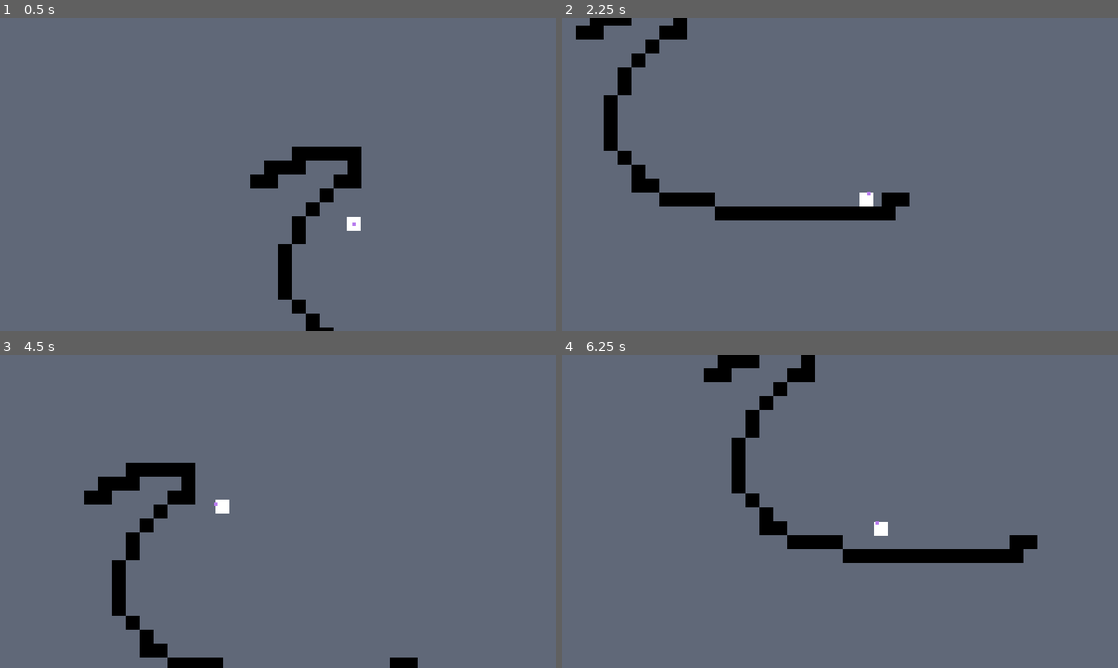
Above: before the commit, frames 1-4 (two rows, left to right).
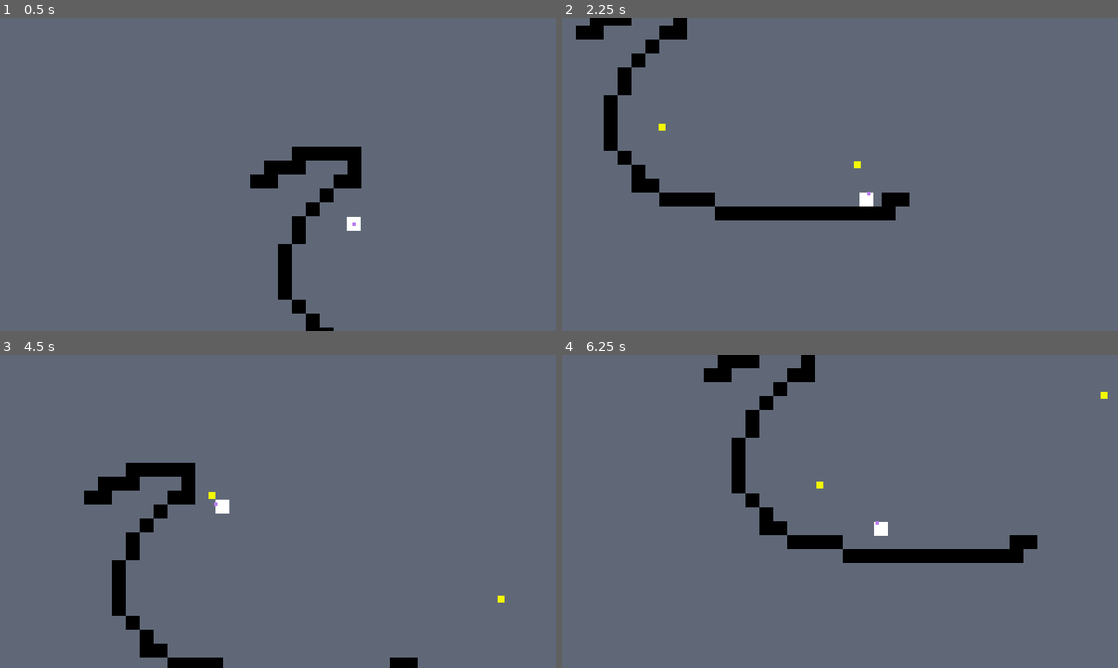
Above: after the commit, the same moments.

Repository: sundowns/godot-wild-47
Game: Godot game, scene res://Game.tscn
Two runs of this game, one before a commit and one after it. Both use one fixed random seed, a clock stepped at 60 frames per second and the inputs below.
Inputs (mouse positions are in pixels of both pictures, inside the frame that each line leads up to):
- Up to frame 1 (0.5 s): no input
- Up to frame 2 (2.25 s): tap Enter at 0.5 s; move the mouse to (962, 158) at 0.52 s; hold D (move_right) 0.53-1.28 s; tap Space (fire) at 0.6, 1.55, 2.1 s; move the mouse to (728, 190) at 1.27 s; hold S (move_down) 1.28-2.03 s; right-click (728, 190) at 1.35 s; move the mouse to (895, 105) at 2.02 s; hold D (move_right) from 2.03 s (still down)
- Up to frame 3 (4.5 s): move the mouse to (250, 574) at 2.77 s; release D (move_right) at 2.78 s; hold W (move_up) 2.78-3.53 s; tap Space (fire) at 2.85, 3.8, 4.35 s; move the mouse to (444, 558) at 3.52 s; hold A (move_left) from 3.53 s (still down); right-click (444, 558) at 3.6 s; move the mouse to (111, 464) at 4.27 s
- Up to frame 4 (6.25 s): move the mouse to (867, 511) at 5.02 s; release A (move_left) at 5.03 s; hold S (move_down) 5.03-5.78 s; tap Space (fire) at 5.1, 6.05 s; move the mouse to (756, 433) at 5.77 s; hold D (move_right) from 5.78 s (still down); right-click (756, 433) at 5.85 s

Frame 1 is identical in both runs. In frame 2, less than 0.1% of the frame differs, in the area x 17-54%, y 33-48%; in frame 3, less than 0.1%; in frame 4, less than 0.1%.

Commit message:
basic projectile shooting

Diff:
--- a/player/Player.tscn
+++ b/player/Player.tscn
@@ -3,7 +3,7 @@
 [ext_resource path="res://asset/Block_white32x32.png" type="Texture" id=1]
 [ext_resource path="res://player/Player.gd" type="Script" id=2]
 [ext_resource path="res://player/Hand.gd" type="Script" id=3]
-[ext_resource path="res://weapon/Pistol.tscn" type="PackedScene" id=4]
+[ext_resource path="res://weapon/Blunderbuss.tscn" type="PackedScene" id=4]
 
 [sub_resource type="RectangleShape2D" id=1]
 extents = Vector2( 16, 16 )
@@ -31,7 +31,7 @@
 
 [node name="WeaponAnchor" type="Node2D" parent="Hand"]
 
-[node name="Pistol" parent="Hand/WeaponAnchor" instance=ExtResource( 4 )]
+[node name="Blunderbuss" parent="Hand/WeaponAnchor" instance=ExtResource( 4 )]
 
 [node name="AimCast" type="RayCast2D" parent="."]
 enabled = true
--- a/project.godot
+++ b/project.godot
@@ -24,6 +24,11 @@
 "language": "GDScript",
 "path": "res://player/Player.gd"
 }, {
+"base": "RigidBody2D",
+"class": "Projectile",
+"language": "GDScript",
+"path": "res://weapon/projectile/Projectile.gd"
+}, {
 "base": "Node",
 "class": "StateMachine",
 "language": "GDScript",
@@ -38,6 +43,7 @@
 "Enemy": "",
 "Hand": "",
 "Player": "",
+"Projectile": "",
 "StateMachine": "",
 "Weapon": ""
 }
--- /dev/null
+++ b/weapon/Blunderbuss.gd
@@ -0,0 +1,20 @@
+extends Weapon
+
+export(PackedScene) var projectile_scene: PackedScene = preload("res://weapon/projectile/BlunderbussProjectile.tscn")
+
+export(float) var total_fire_angle_degrees: float = 30
+onready var total_fire_angle_rad: float = deg2rad(total_fire_angle_degrees)
+
+func initialise():
+	pass
+
+func fire(aimcast: RayCast2D, _player, is_press: bool):
+	if is_press:
+		spawn_projectile(aimcast.cast_to.normalized())
+
+func spawn_projectile(direction: Vector2):
+	var new_projectile = projectile_scene.instance()
+	new_projectile.set_properties(damage, knockback_magnitude, direction)
+	add_child(new_projectile)
+	new_projectile.global_transform.origin = global_transform.origin
+	new_projectile.launch()
--- /dev/null
+++ b/weapon/Blunderbuss.tscn
@@ -0,0 +1,8 @@
+[gd_scene load_steps=3 format=2]
+
+[ext_resource path="res://weapon/BaseWeapon.tscn" type="PackedScene" id=1]
+[ext_resource path="res://weapon/Blunderbuss.gd" type="Script" id=2]
+
+[node name="Blunderbuss" instance=ExtResource( 1 )]
+script = ExtResource( 2 )
+damage = 10.0
--- /dev/null
+++ b/weapon/projectile/BaseProjectile.tscn
@@ -0,0 +1,18 @@
+[gd_scene load_steps=2 format=2]
+
+[ext_resource path="res://weapon/projectile/Projectile.gd" type="Script" id=1]
+
+[node name="Projectile" type="RigidBody2D"]
+collision_layer = 32
+collision_mask = 17
+script = ExtResource( 1 )
+
+[node name="CollisionShape2D" type="CollisionShape2D" parent="."]
+
+[node name="Sprite" type="Sprite" parent="."]
+
+[node name="ExpiryTimer" type="Timer" parent="."]
+one_shot = true
+
+[connection signal="body_shape_entered" from="." to="." method="_on_impact"]
+[connection signal="timeout" from="ExpiryTimer" to="." method="_on_ExpiryTimer_timeout"]
--- /dev/null
+++ b/weapon/projectile/BlunderbussProjectile.gd
@@ -0,0 +1,22 @@
+extends Projectile
+
+export(float) var base_speed: float = 600
+
+var damage: float = 0
+var knockback: float = 0
+var linear_direction: Vector2 = Vector2.ZERO
+
+func _on_impact(_body_rid, _body, _body_shape_index, _local_shape_index):
+	# TODO: Do some damage, spawn an explosion, etc
+	expire()
+
+func set_properties(_damage: float, _knockback: float, direction: Vector2):
+	damage = _damage
+	knockback = _knockback
+	linear_direction = direction
+
+func launch():
+	apply_central_impulse(linear_direction * base_speed)
+
+func handle_movement_extrapolation():
+	sprite.transform.origin = linear_direction * base_speed * ((1.0 / float(Engine.iterations_per_second)) * Engine.get_physics_interpolation_fraction()) * Engine.time_scale
--- /dev/null
+++ b/weapon/projectile/BlunderbussProjectile.tscn
@@ -0,0 +1,21 @@
+[gd_scene load_steps=5 format=2]
+
+[ext_resource path="res://weapon/projectile/BaseProjectile.tscn" type="PackedScene" id=1]
+[ext_resource path="res://weapon/projectile/BlunderbussProjectile.gd" type="Script" id=2]
+[ext_resource path="res://asset/Block_white32x32.png" type="Texture" id=3]
+
+[sub_resource type="CircleShape2D" id=1]
+
+[node name="BlunderbussProjectile" instance=ExtResource( 1 )]
+gravity_scale = 0.0
+contacts_reported = 1
+contact_monitor = true
+script = ExtResource( 2 )
+
+[node name="CollisionShape2D" parent="." index="0"]
+shape = SubResource( 1 )
+
+[node name="Sprite" parent="." index="1"]
+modulate = Color( 0.952941, 0.984314, 0, 1 )
+scale = Vector2( 0.5, 0.5 )
+texture = ExtResource( 3 )
--- /dev/null
+++ b/weapon/projectile/Projectile.gd
@@ -0,0 +1,31 @@
+extends RigidBody2D
+class_name Projectile
+
+var owner_id: int
+
+onready var expiry_timer: Timer = $ExpiryTimer
+export(float) var time_to_live: float = 8
+onready var sprite: Sprite = $Sprite
+
+func _ready():
+	set_as_toplevel(true)
+	expiry_timer.start(time_to_live)
+
+func set_source(_owner_id: int):
+	owner_id = _owner_id
+
+func _on_impact(_body_rid, _body, _body_shape_index, _local_shape_index):
+	pass
+
+func expire():
+	queue_free()
+
+func _on_ExpiryTimer_timeout():
+	expire()
+
+func _process(_delta):
+	handle_movement_extrapolation()
+
+# Extrapolate the player's position in space between physics frames to smooth motion on framerates higher than the physics tickrate
+func handle_movement_extrapolation():
+	pass
--- a/world/Block.tscn
+++ b/world/Block.tscn
@@ -14,6 +14,7 @@
 texture = ExtResource( 1 )
 
 [node name="StaticBody2D" type="StaticBody2D" parent="Sprite"]
+collision_mask = 0
 
 [node name="CollisionShape2D" type="CollisionShape2D" parent="Sprite/StaticBody2D"]
 shape = SubResource( 1 )
